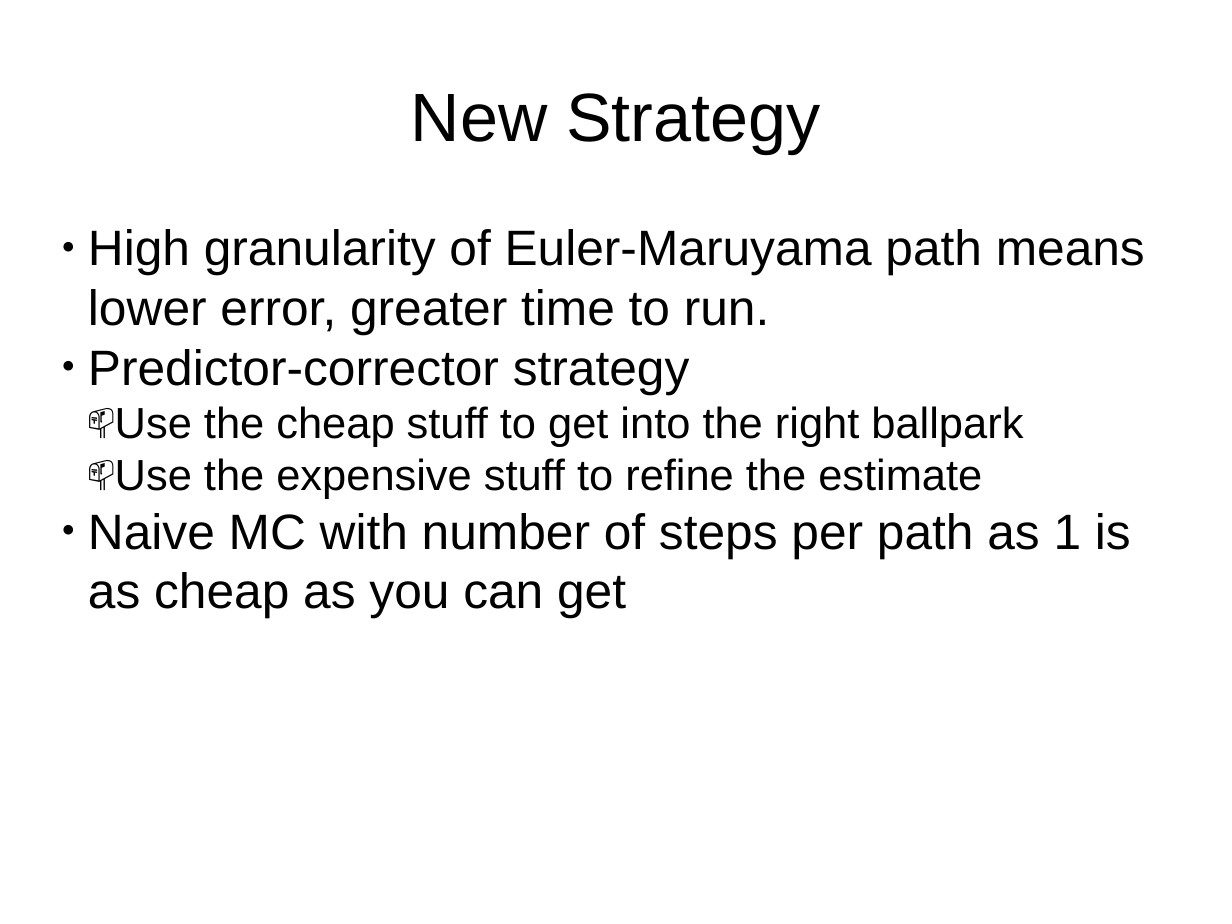
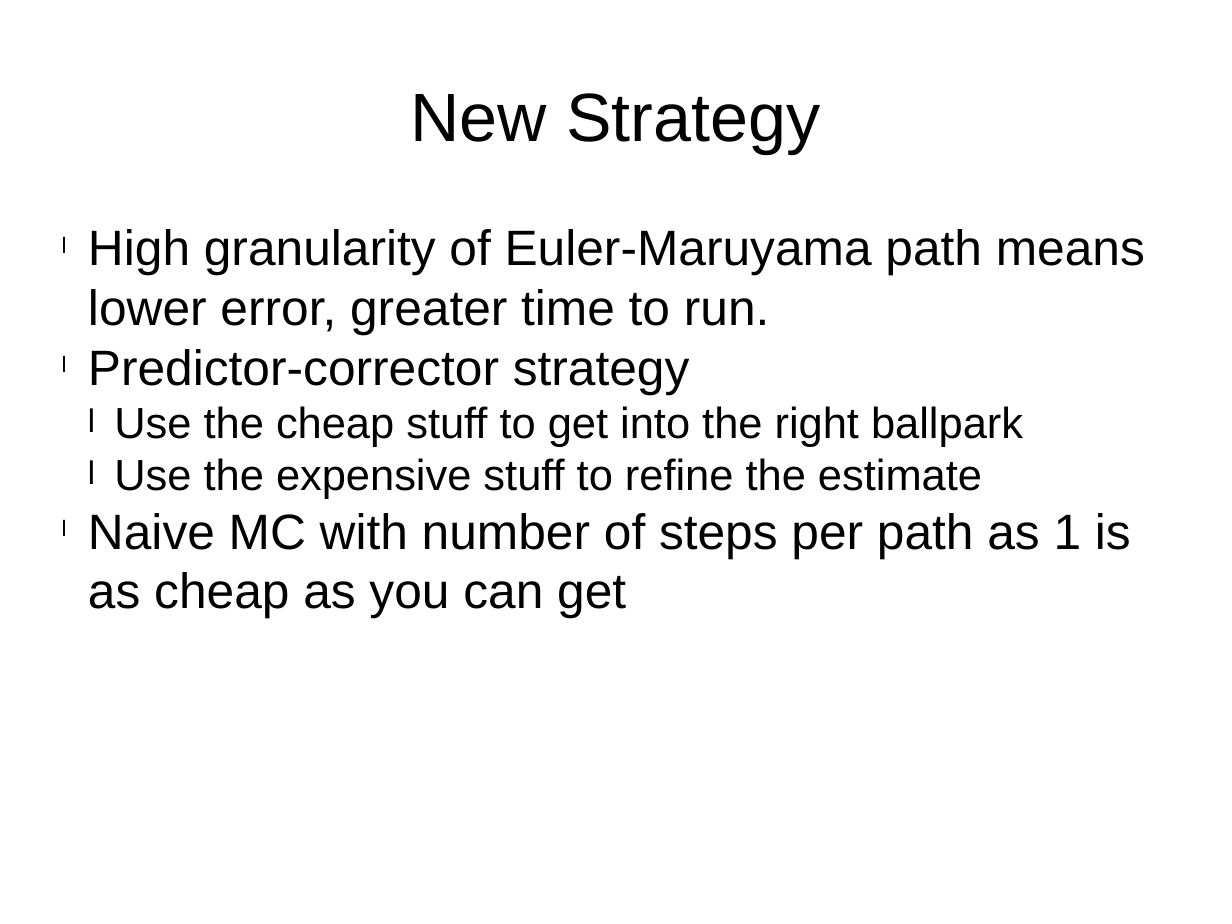
Before and after one commit to HaroldRKingsberg/MLMC, a slide deck: slide 8 of docs/final_presentation.pptx. Drawn at 1232x924 pixels with LibreOffice and Linux fonts; fonts in the diff are those of the drawing. Boxes give left, top, right and bottom in pixels: in the first picture for what was removed or moved away, otherwise in the second. Text is boxed around its words. In the diff, an @@ line names an element or a change of style, - is before the commit and + after.

Commit message:
Next steps

```diff
--- a/docs/final_presentation.pptx
+++ b/docs/final_presentation.pptx
@@ text "High granularity of Euler-Maruyama path ..." at (x1=88, y1=229, x2=1145, y2=618): bullet ● to l; bullet 📫 to l @@
```
Also in this commit, not shown: 5 other slides changed, 1 slide added.
